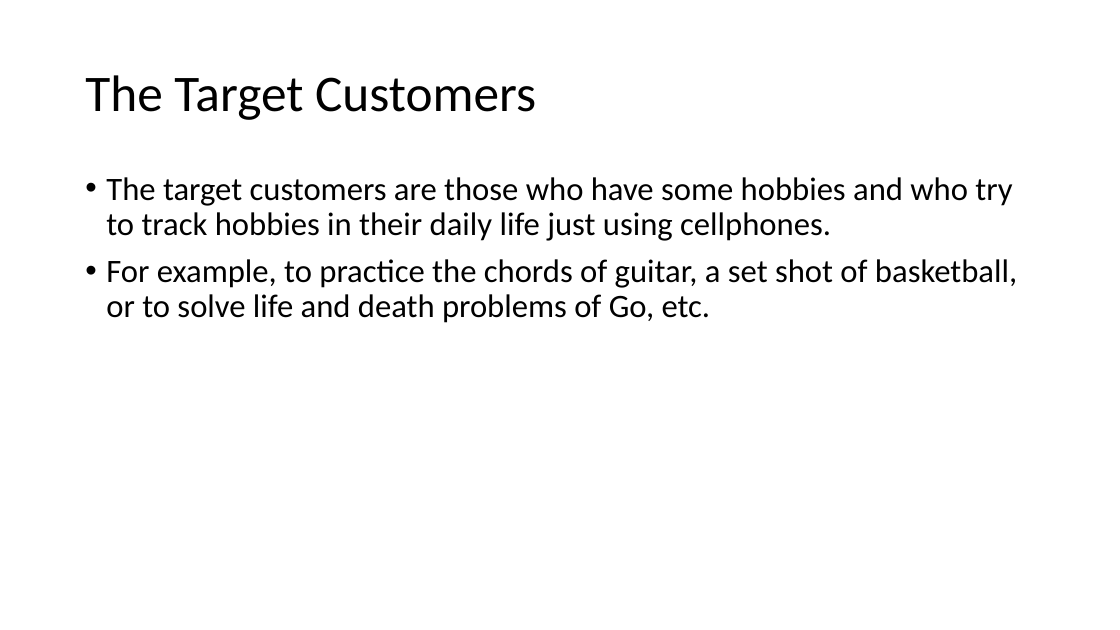
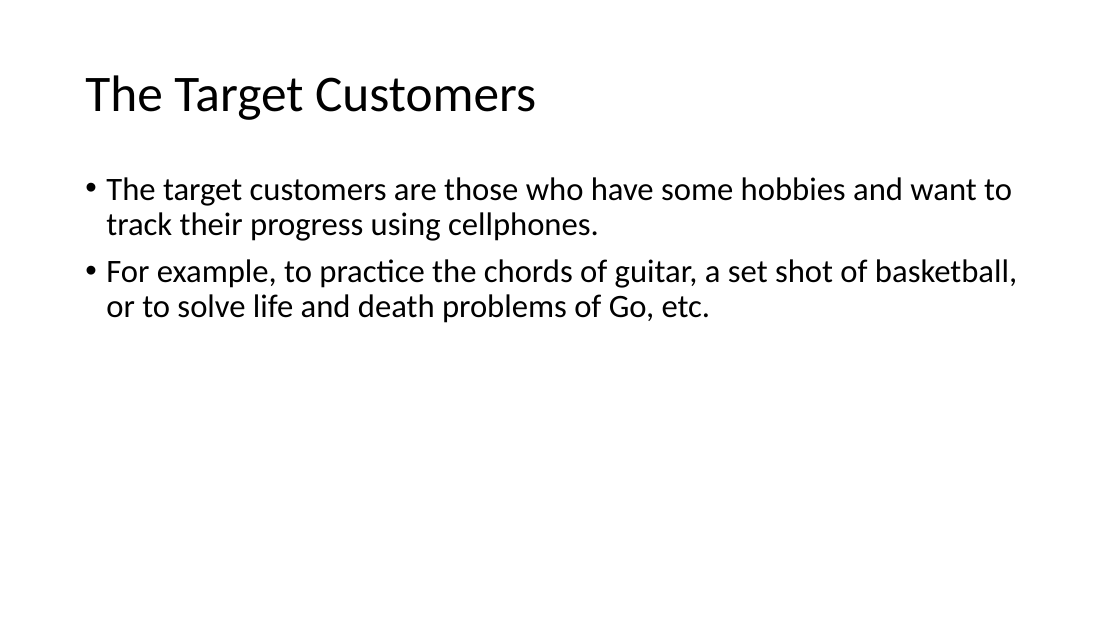
Before and after one commit to COSC481W-2019Winter/classproject-activitease, a slide deck: slide 3 of Marketing Requirements.pptx. Drawn at 1120x630 pixels with LibreOffice and Linux fonts; fonts in the diff are those of the drawing. Boxes give left, top, right and bottom in pixels: in the first picture for what was removed or moved away, otherwise in the second. Text is boxed around its words. In the diff, an @@ line names an element or a change of style, - is before the commit and + after.

```diff
--- a/Marketing Requirements.pptx
+++ b/Marketing Requirements.pptx
@@ text at (x1=106, y1=177, x2=1012, y2=241): text changed @@
-• The target customers are those who have some hobbies and who try to track hobbies in their daily life just using cellphones.
+• The target customers are those who have some hobbies and want to track their progress using cellphones.
```
